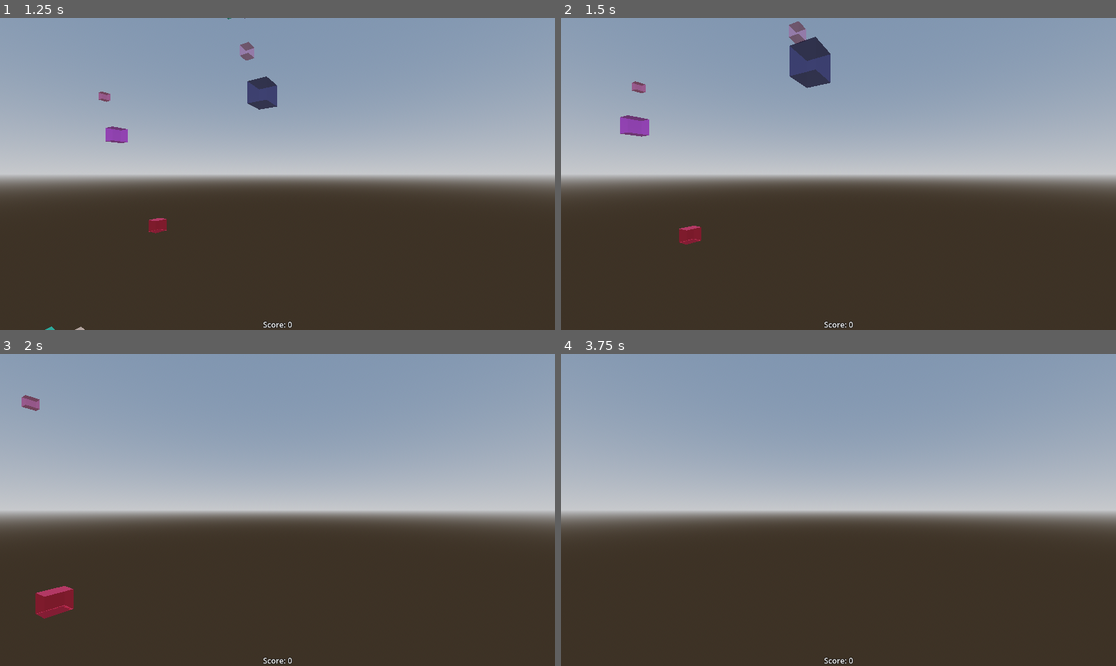
Above: before the commit, frames 1-4 (two rows, left to right).
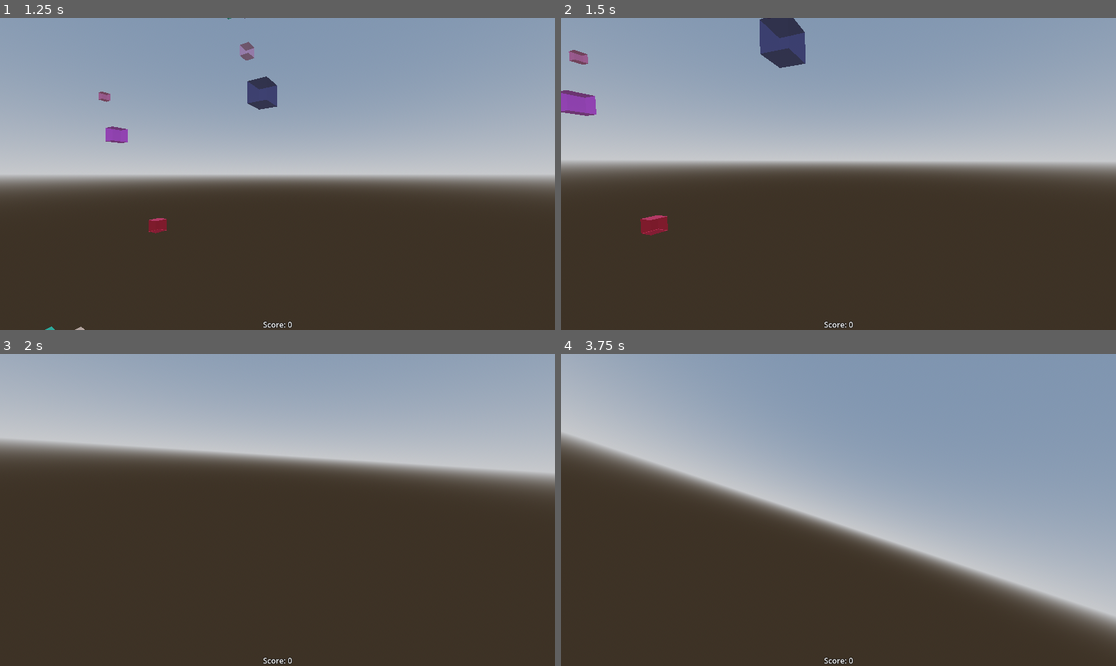
Above: after the commit, the same moments.

Repository: g-dg/Snake3D
Game: Godot game, scene res://ui.tscn
The game is run twice, just before and just after one commit, with the same random seed, the same clock (stepped at 60 frames per second) and the same inputs.
Inputs (mouse positions are in pixels of both pictures, inside the frame that each line leads up to):
- Up to frame 1 (1.25 s): tap Enter (ui_accept) at 0.5, 0.77 s; move the mouse to (399, 158) at 0.52 s; hold D (right) from 0.53 s (still down); click (399, 158) at 0.67 s
- Up to frame 2 (1.5 s): release D (right) at 1.25 s; drag from (727, 189) to (810, 236) at 1.27 s
- Up to frame 3 (2 s): no input
- Up to frame 4 (3.75 s): move the mouse to (894, 441) at 2.02 s; hold D (right) 2.03-2.75 s; drag from (810, 572) to (672, 463) at 2.77 s; move the mouse to (1005, 556) at 3.52 s; hold A (left) from 3.53 s (still down)

Frame 1 is identical in both runs. In frame 2, 12% of the frame differs, in the area x 0-100%, y 0-73%; in frame 3, 37%, in the area x 0-100%, y 5-85%; in frame 4, 30%.

Commit message:
Add basic touch support

Diff:
--- a/player.gd
+++ b/player.gd
@@ -12,10 +12,30 @@
 
 # Called every frame. 'delta' is the elapsed time since the previous frame.
 func _process(delta):
-	process_input(delta)
+	input_frame(delta)
 
-func process_input(delta):
+func _input(event):
+	input_event(event)
+
+var touch_input_origin = null
+var touch_drag_vector = Vector2(0, 0)
+
+func input_event(event):
+	if event is InputEventScreenTouch:
+		if event.pressed:
+			# touch start
+			touch_input_origin = event.position
+		else:
+			# touch end
+			touch_input_origin = null
+			touch_drag_vector = Vector2(0, 0)
+	if event is InputEventScreenDrag:
+		touch_drag_vector = (event.position - touch_input_origin).normalized()
+
+func input_frame(delta):
 	var input = Vector3(0, 0, 0)
+	input.y += touch_drag_vector.x;
+	input.x += touch_drag_vector.y;
 	if Input.is_action_pressed("up"):
 		input.x -= 1
 	if Input.is_action_pressed("down"):
